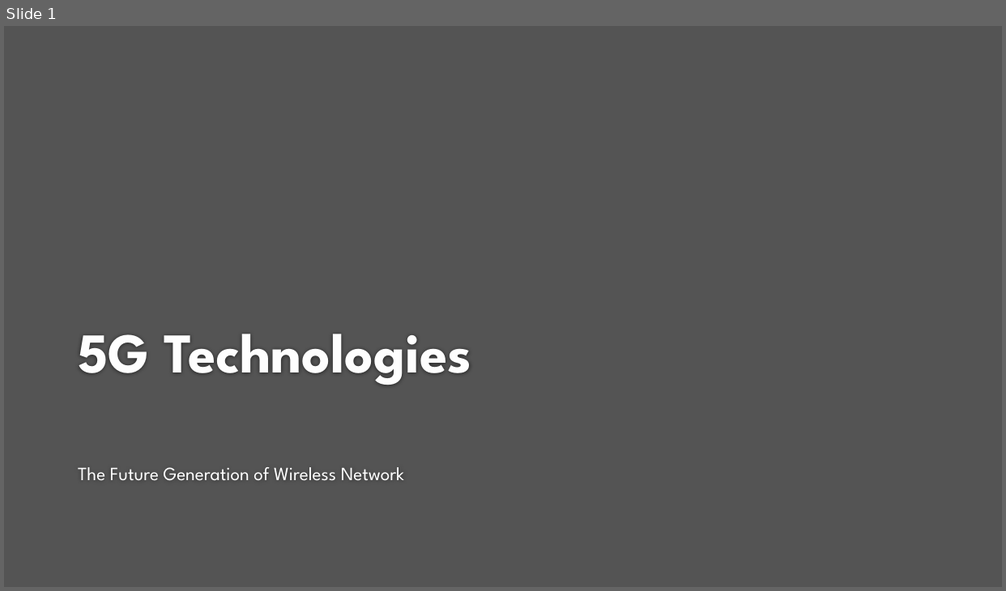
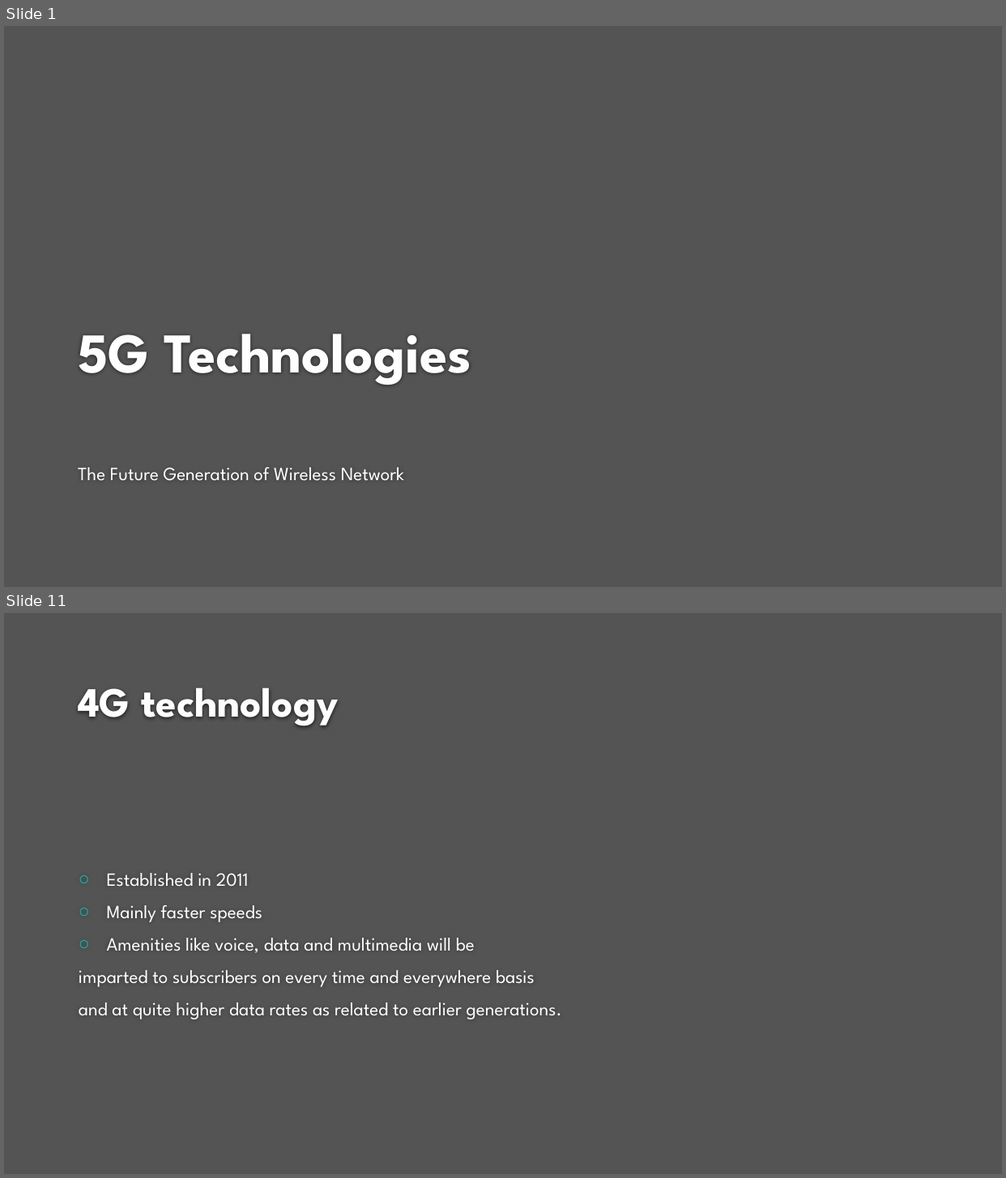
Before and after one commit to hackergirl1/5G-Presentation-, a slide deck: 5G Technologies.pptx. Shown one above the other, each under a label of ours: slide 1 before the commit, slides 1 and 11 after it; the slides between them are not shown. The pictures are 1006x591 and 1006x1178 pixels, drawn with LibreOffice and Linux fonts; fonts in the diff are those of the drawing; background and template pictures are left out. Boxes give left, top, right and bottom in pixels: in the first picture for what was removed or moved away, otherwise in the second. Text is boxed around its words. In the diff, an @@ line names an element or a change of style, - is before the commit and + after.

```diff
--- a/5G Technologies.pptx
+++ b/5G Technologies.pptx
@@ slide 11 added at (x1=4, y1=613, x2=1002, y2=1174), background #212121 at 77% opacity @@
@@ title added at (x1=78, y1=688, x2=338, y2=726), 40 pt, text #FEFEFE, bold @@
+4G technology
@@ text added at (x1=79, y1=873, x2=562, y2=1020), 18 pt, text #FFFFFF @@
+○ Established in 2011
+○ Mainly faster speeds
+○ Amenities like voice, data and multimedia will be
+imparted to subscribers on every time and everywhere basis
+and at quite higher data rates as related to earlier generations.
```
Also in this commit, not shown: 1 slide changed, 10 other slides added, 1 slide removed.
